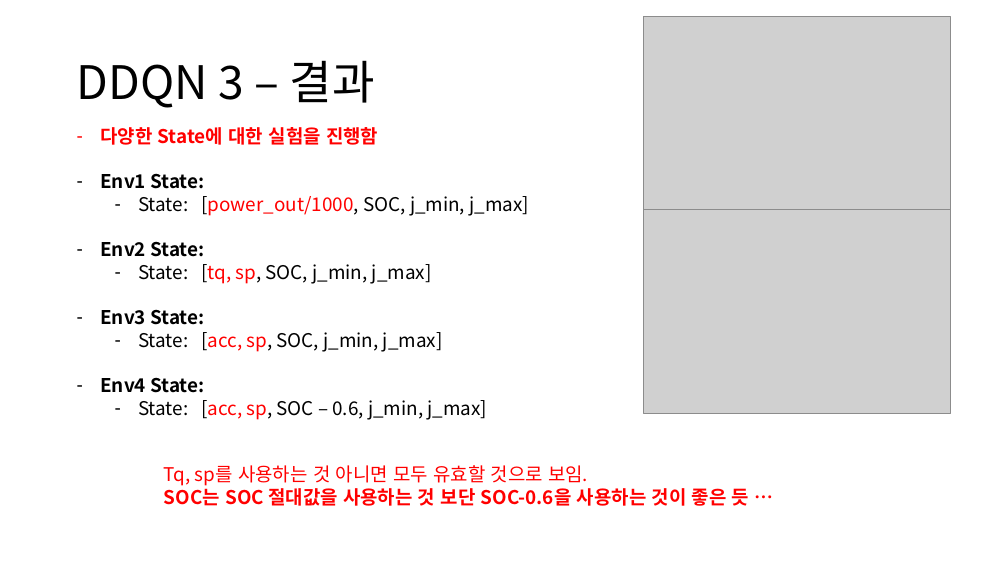
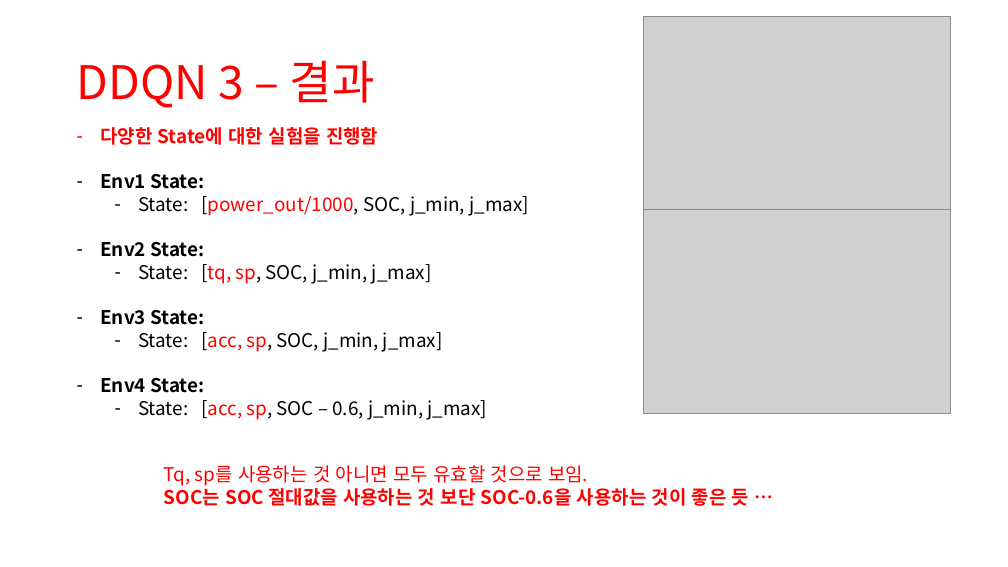
Before and after one commit to zidane89/experiment, a slide deck: slide 4 of 실험정리.pptx. Drawn at 1008x567 pixels with LibreOffice and Linux fonts; fonts in the diff are those of the drawing; grey boxes stand for pictures. Boxes give left, top, right and bottom in pixels: in the first picture for what was removed or moved away, otherwise in the second. Text is boxed around its words. In the diff, an @@ line names an element or a change of style, - is before the commit and + after.

```diff
--- a/실험정리.pptx
+++ b/실험정리.pptx
@@ title "DDQN 3 – 결과" at <box>77,60,375,108</box>: text colour #000000 to #FF0000 @@
```
Also in this commit, not shown: 6 other slides changed, 2 slides added.
